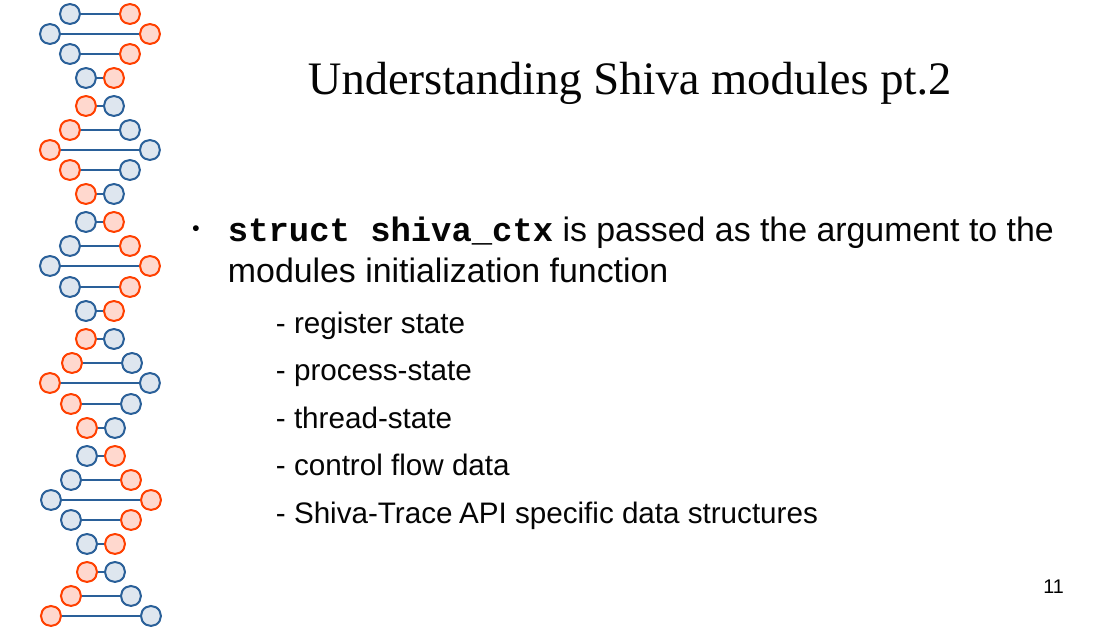
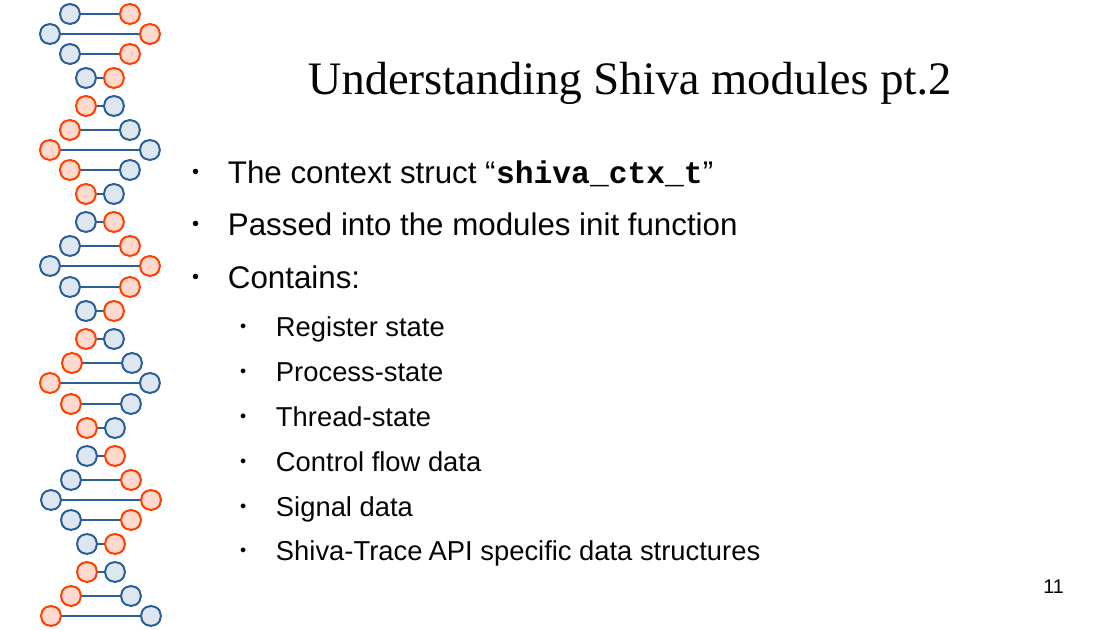
Before and after one commit to advanced-microcode-patching/shiva, a slide deck: slide 11 of presentation/shiva_runtime.odp. Drawn at 1120x630 pixels with LibreOffice and Linux fonts; fonts in the diff are those of the drawing. Boxes give left, top, right and bottom in pixels: in the first picture for what was removed or moved away, otherwise in the second. Text is boxed around its words. In the diff, an @@ line names an element or a change of style, - is before the commit and + after.

```diff
--- a/presentation/shiva_runtime.odp
+++ b/presentation/shiva_runtime.odp
@@ text at (228, 160, 760, 566): text changed; size 21 to 19.4 pt @@
-● struct shiva_ctx is passed as the argument to the modules initialization function
-  - register state
-  - process-state
-  - thread-state
-  - control flow data
-  - Shiva-Trace API specific data structures
+● The context struct “shiva_ctx_t”
+● Passed into the modules init function
+● Contains:
+  ● Register state
+  ● Process-state
+  ● Thread-state
+  ● Control flow data
+  ● Signal data
+  ● Shiva-Trace API specific data structures
```
Also in this commit, not shown: 1 other slide changed, 4 slides added, 2 other files.
